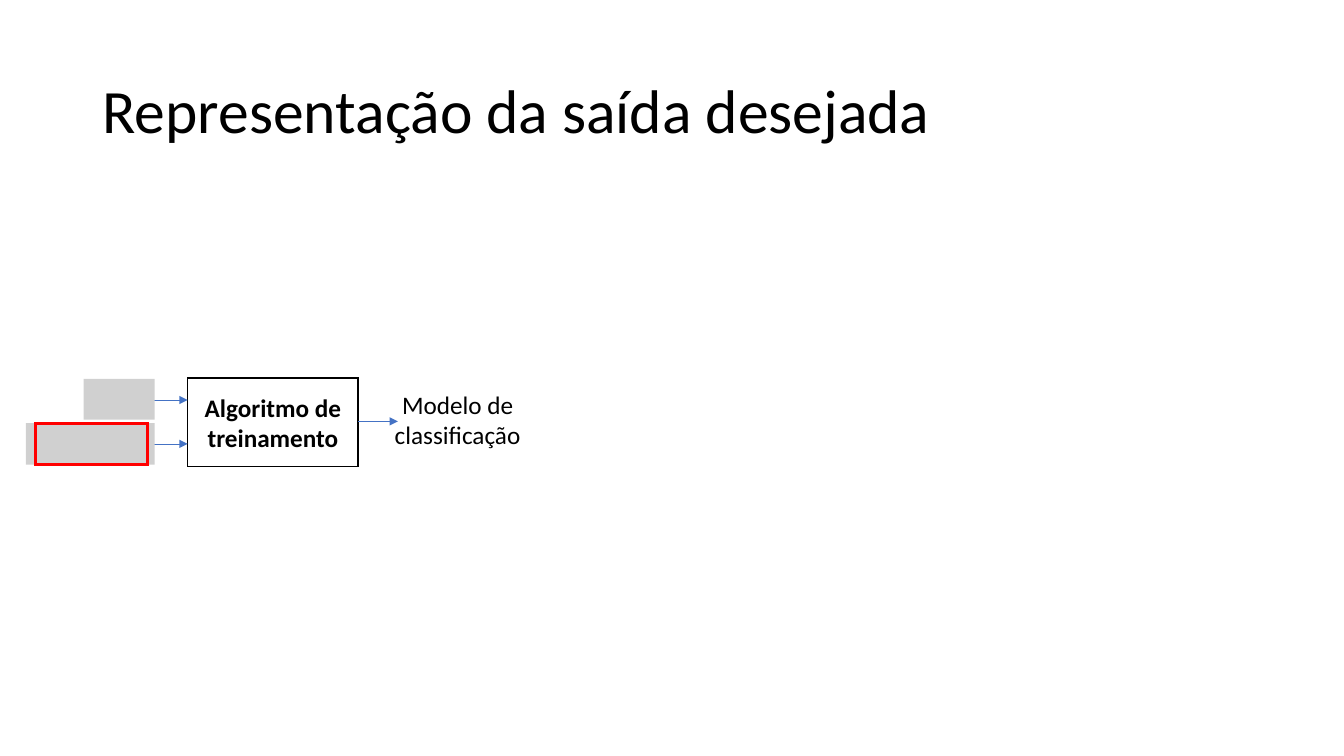
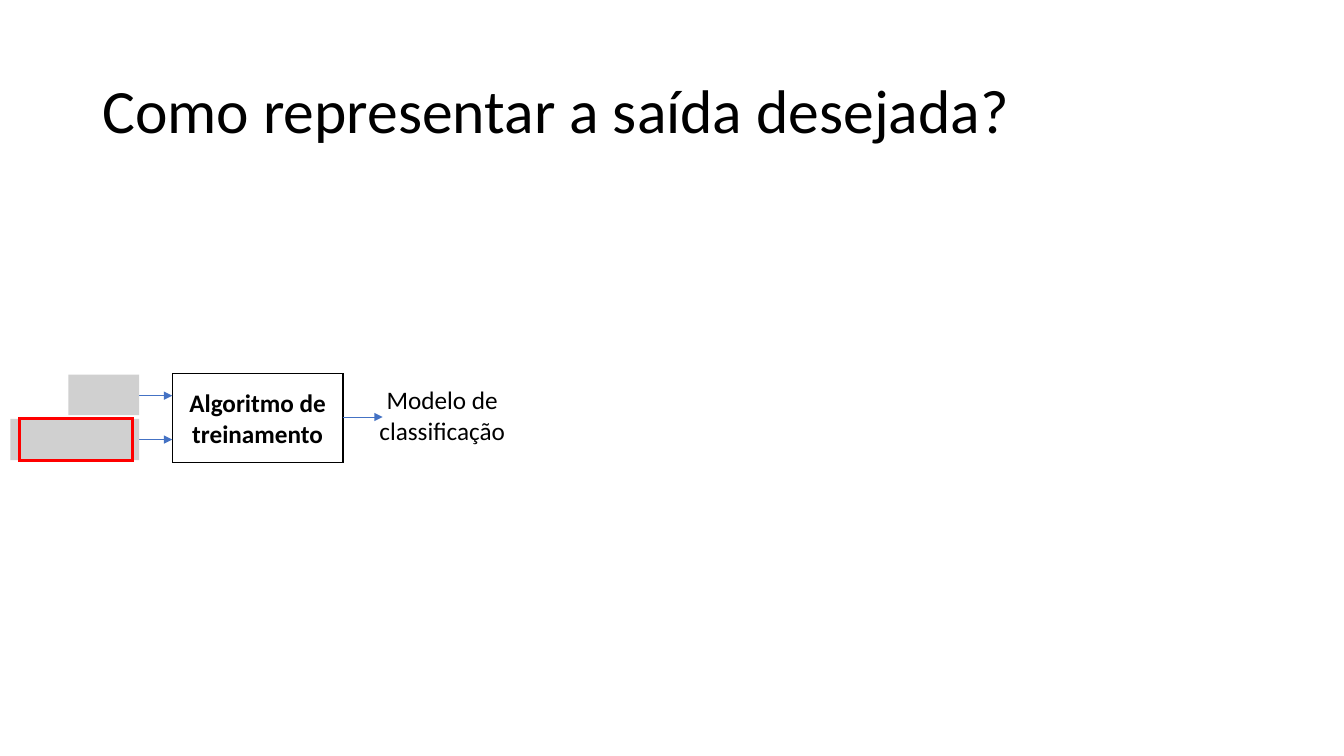
Before and after one commit to zz4fap/t320_aprendizado_de_maquina, a slide deck: slide 12 of slides/T320_Classificação (Parte I).pptx. Drawn at 1344x756 pixels with LibreOffice and Linux fonts; fonts in the diff are those of the drawing; grey boxes stand for pictures. Boxes give left, top, right and bottom in pixels: in the first picture for what was removed or moved away, otherwise in the second. Text is boxed around its words. In the diff, an @@ line names an element or a change of style, - is before the commit and + after.

```diff
--- a/slides/T320_Classificação (Parte I).pptx
+++ b/slides/T320_Classificação (Parte I).pptx
@@ title at bbox=[102, 90, 1008, 144]: text changed @@
-Representação da saída desejada
+Como representar a saída desejada?
@@ 3 arrows, 2 pictures, 2 rectangles, 1 text: place and size @@
-3 arrows, 2 pictures, 2 rectangles, 1 text at bbox=[26, 378, 521, 467]
+3 arrows, 2 pictures, 2 rectangles, 1 text at bbox=[10, 374, 505, 463]
```
Also in this commit, not shown: 2 other slides changed.
